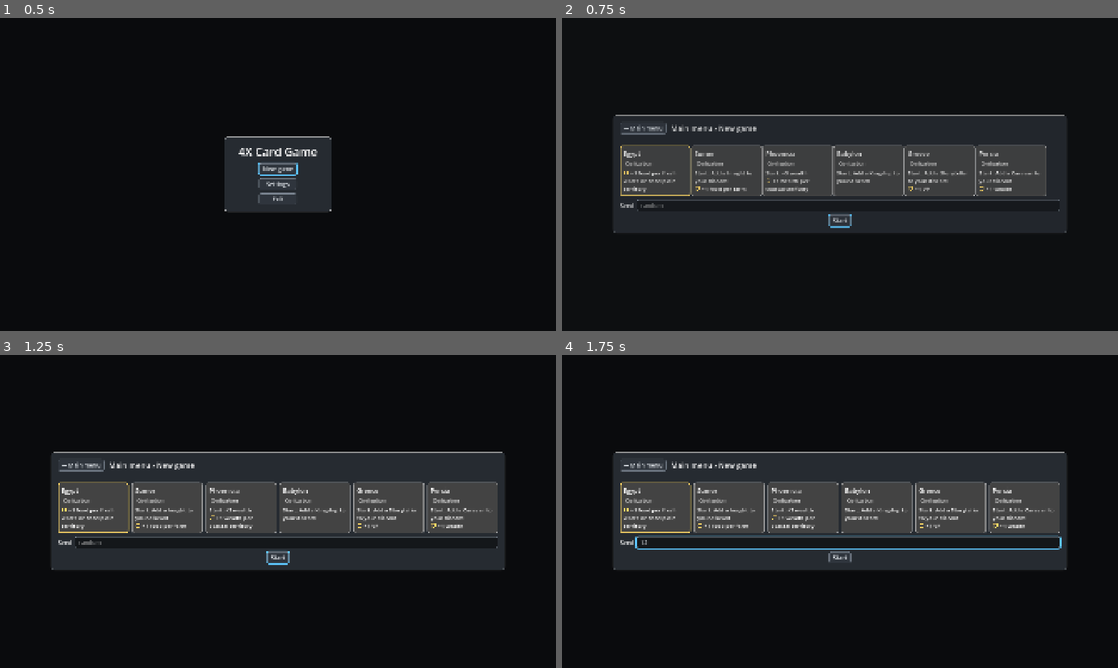
Above: before the commit, frames 1-4 (two rows, left to right).
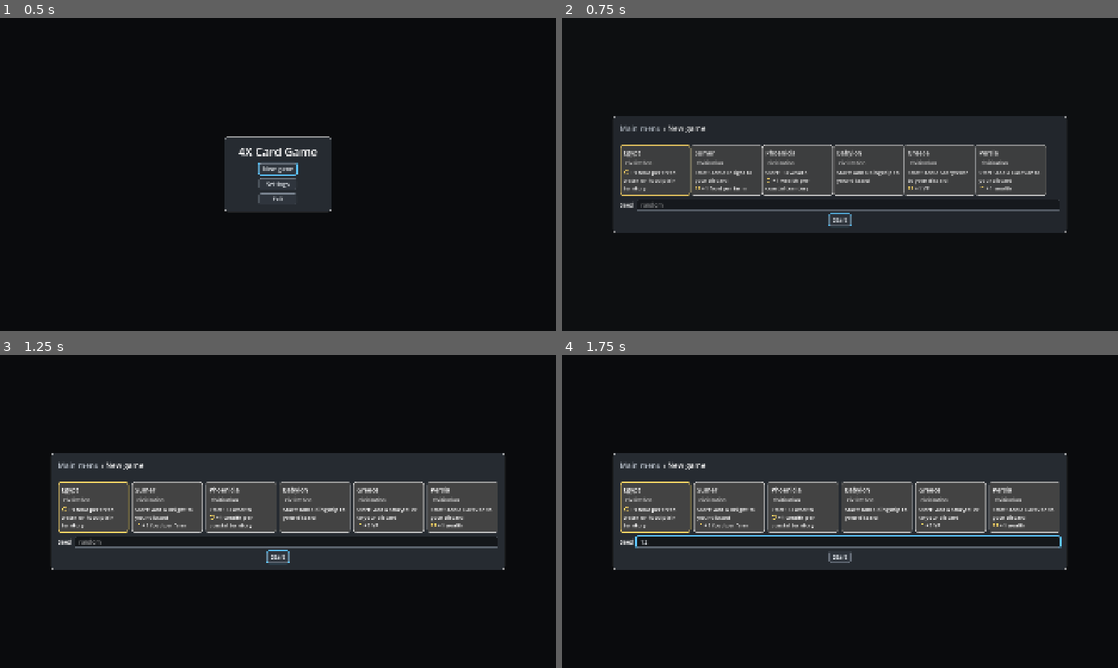
Above: after the commit, the same moments.

Repository: r888888888/4x-card-game
Game: Godot game, scene res://ui/main.tscn
Same seed, same stepped clock (60 frames per second), same inputs: the game is played once before the commit and once after it.
Inputs (mouse positions are in pixels of both pictures, inside the frame that each line leads up to):
- Up to frame 1 (0.5 s): no input
- Up to frame 2 (0.75 s): click "New game" at 0.5 s
- Up to frame 3 (1.25 s): no input
- Up to frame 4 (1.75 s): click (845, 542) at 1.27 s; type "12" at 1.35 s

Frame 1 is identical in both runs. In frame 2, 3.5% of the frame differs, in the area x 9-91%, y 30-69%; in frame 3, 3.6%; in frame 4, 4.3%.

Commit message:
118: the header's parent title is a link back; no ← button
Co-Authored-By: Claude Opus 5.5 <noreply@anthropic.com>

Diff:
--- a/ui/game_theme.gd
+++ b/ui/game_theme.gd
@@ -15,9 +15,22 @@
 	_label(t, "Heading", 19, Palette.TEXT_DIM)
 	_label(t, "Title", 26, Color.WHITE)
 	_label(t, "Stat", 26, Color.WHITE)  # each stat also sets its own colour: what it counts
+	_link(t)
 	t.set_type_variation("DarkPanel", "PanelContainer")
 	t.set_stylebox("panel", "DarkPanel", dark_panel())
 	return t
+
+
+## "Link": a flat Button that reads as a title you can click (a header's way back, 118): dim, accent on hover.
+static func _link(t: Theme) -> void:
+	t.set_type_variation("Link", "Button")
+	t.set_font_size("font_size", "Link", 26)
+	t.set_color("font_color", "Link", Palette.TEXT_DIM)
+	t.set_color("font_hover_color", "Link", Palette.ACCENT)
+	t.set_color("font_pressed_color", "Link", Palette.ACCENT)
+	t.set_color("font_focus_color", "Link", Palette.ACCENT)
+	for state in ["normal", "hover", "pressed", "disabled"]:  # no box or padding: it sits in the breadcrumb's text
+		t.set_stylebox(state, "Link", StyleBoxEmpty.new())
 
 
 ## An overlay's or a modal's panel; border defaults to DarkPanel's own.
--- a/ui/screen_header.gd
+++ b/ui/screen_header.gd
@@ -1,10 +1,10 @@
 class_name ScreenHeader
 extends HBoxContainer
-## The header every navigated screen carries (backlog 104): a back button naming the screen below ("← Realm") and a
-## breadcrumb naming where you are ("Realm › River Meadow"), both from its Navigator's titles. At the root it shows
-## just the root's title. It follows the navigator, except while its own screen is on its way out.
+## The header every navigated screen carries (backlog 104): a breadcrumb naming where you are ("Realm › River
+## Meadow") from its Navigator's titles, whose parent title is a link back (118: "Realm", the only button). At the
+## root it shows just the root's title. It follows the navigator, except while its own screen is on its way out.
 
-var back_button: Button
+var back_button: Button  # the parent's title as a flat link; hidden at the root
 
 var _nav: Navigator
 var _breadcrumb: Label
@@ -13,8 +13,11 @@
 ## A header for a screen on nav. on_back runs when the back button is pressed (default: nav.back()).
 func _init(nav: Navigator, on_back := Callable()) -> void:
 	_nav = nav
-	add_theme_constant_override("separation", 16)
+	add_theme_constant_override("separation", 0)
 	back_button = UIKit.button("", func(): on_back.call() if on_back.is_valid() else nav.back())
+	back_button.flat = true
+	back_button.theme_type_variation = &"Link"
+	back_button.mouse_default_cursor_shape = Control.CURSOR_POINTING_HAND
 	add_child(back_button)
 	_breadcrumb = UIKit.title("")
 	add_child(_breadcrumb)
@@ -22,8 +25,9 @@
 	_follow()
 
 
+## The whole path, "Realm › River Meadow": the link's title, then the label's.
 func breadcrumb_text() -> String:
-	return _breadcrumb.text
+	return (back_button.text if back_button.visible else "") + _breadcrumb.text
 
 
 func _follow() -> void:
@@ -35,5 +39,8 @@
 	var titles := _nav.titles()
 	back_button.visible = titles.size() > 1
 	if back_button.visible:
-		back_button.text = "← " + titles[-2]
-	_breadcrumb.text = " › ".join(PackedStringArray(titles))
+		back_button.text = " › ".join(PackedStringArray(titles.slice(0, -1)))
+		back_button.tooltip_text = "Back to %s" % titles[-2]
+		_breadcrumb.text = " › " + titles[-1]
+	else:
+		_breadcrumb.text = " › ".join(PackedStringArray(titles))
